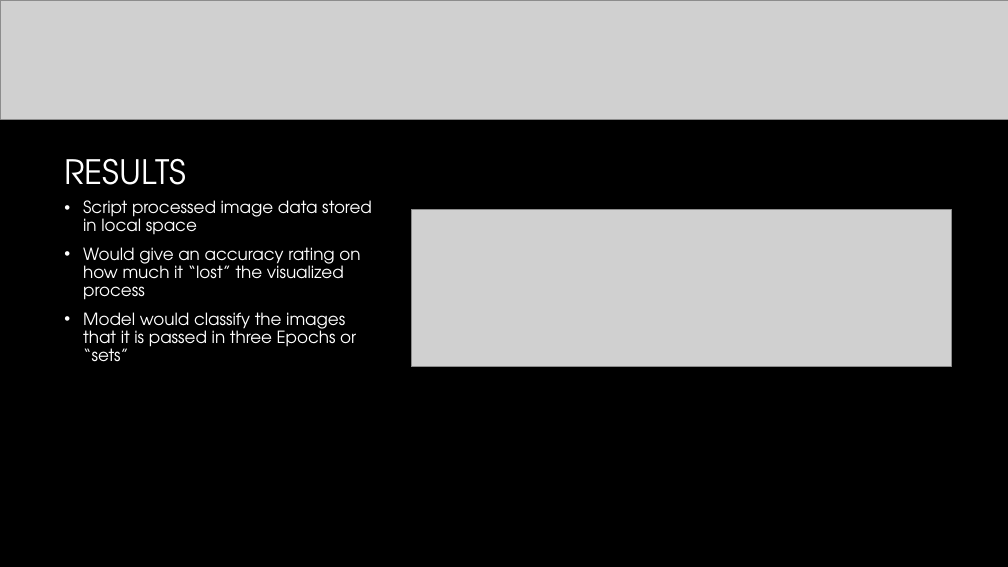
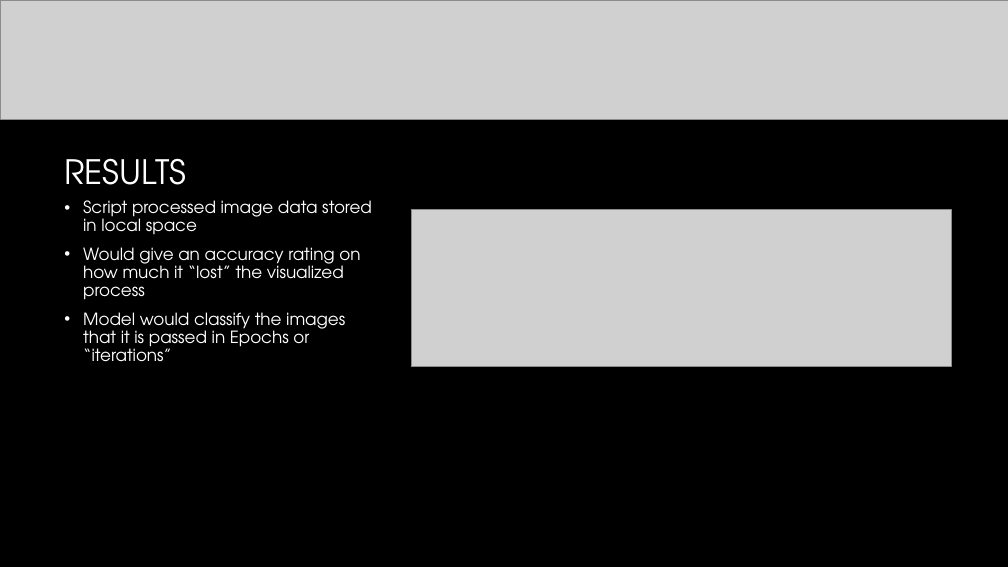
Before and after one commit to bhageneder/Hackathon2023, a slide deck: slide 5 of SalesPriceHackathonPresentation.pptx. Drawn at 1008x567 pixels with LibreOffice and Linux fonts; fonts in the diff are those of the drawing; grey boxes stand for pictures; background and template pictures are left out. Boxes give left, top, right and bottom in pixels: in the first picture for what was removed or moved away, otherwise in the second. Text is boxed around its words. In the diff, an @@ line names an element or a change of style, - is before the commit and + after.

```diff
--- a/SalesPriceHackathonPresentation.pptx
+++ b/SalesPriceHackathonPresentation.pptx
@@ text at bbox=[83, 312, 345, 362]: text changed @@
-• Model would classify the images that it is passed in three Epochs or “sets”
+• Model would classify the images that it is passed in Epochs or “iterations”
```
Also in this commit, not shown: 1 other slide changed, 2 other files.
